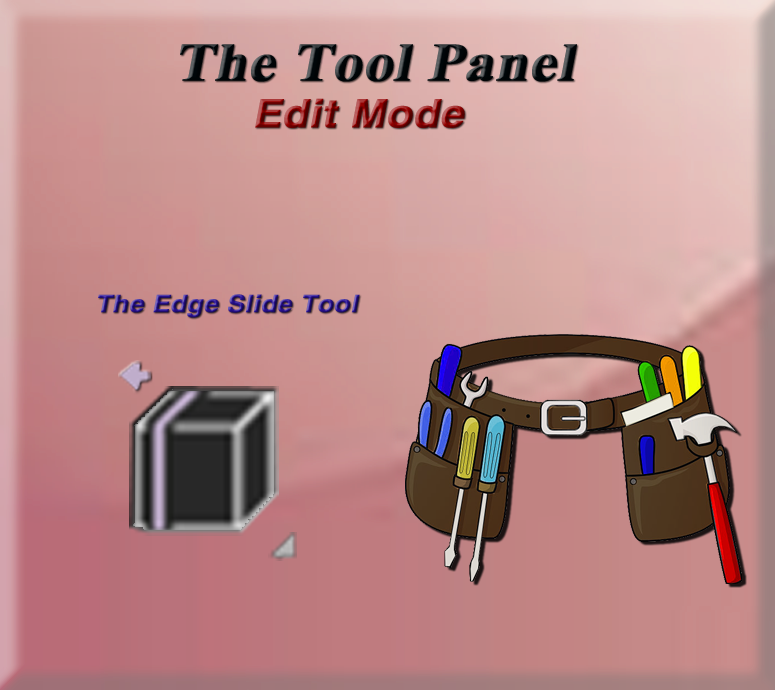
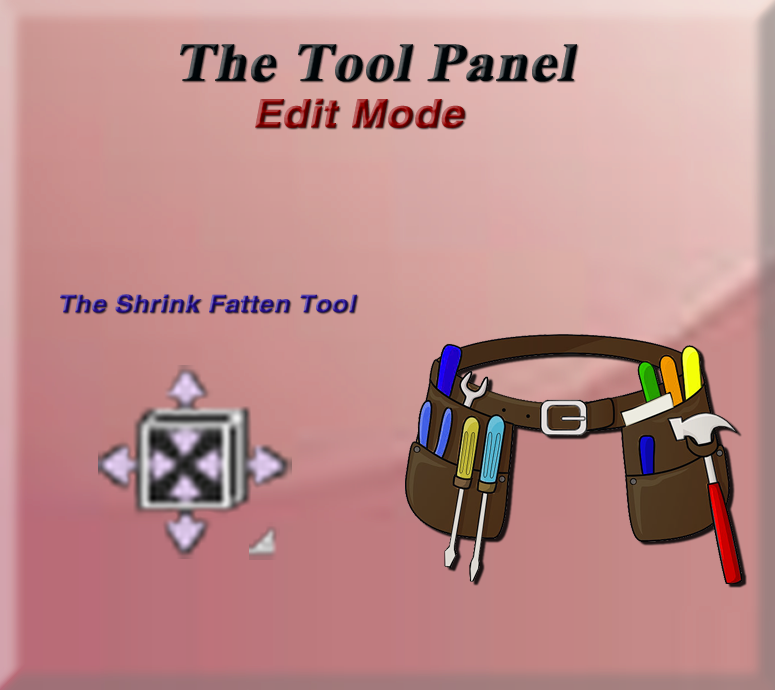
Revision of a layered 775x690 image; what changed, layer by layer:
renamed "Layer 5" to "Layer 6", painted on it over box(98, 361, 292, 559)
painted on "Brightness/Contrast 1" over box(249, 522, 297, 561)
removed layer "Layer 4" over box(129, 386, 279, 536)
renamed "The Edge Slide Tool" to "The Shrink Fatten Tool", painted on it over box(60, 294, 360, 318)
